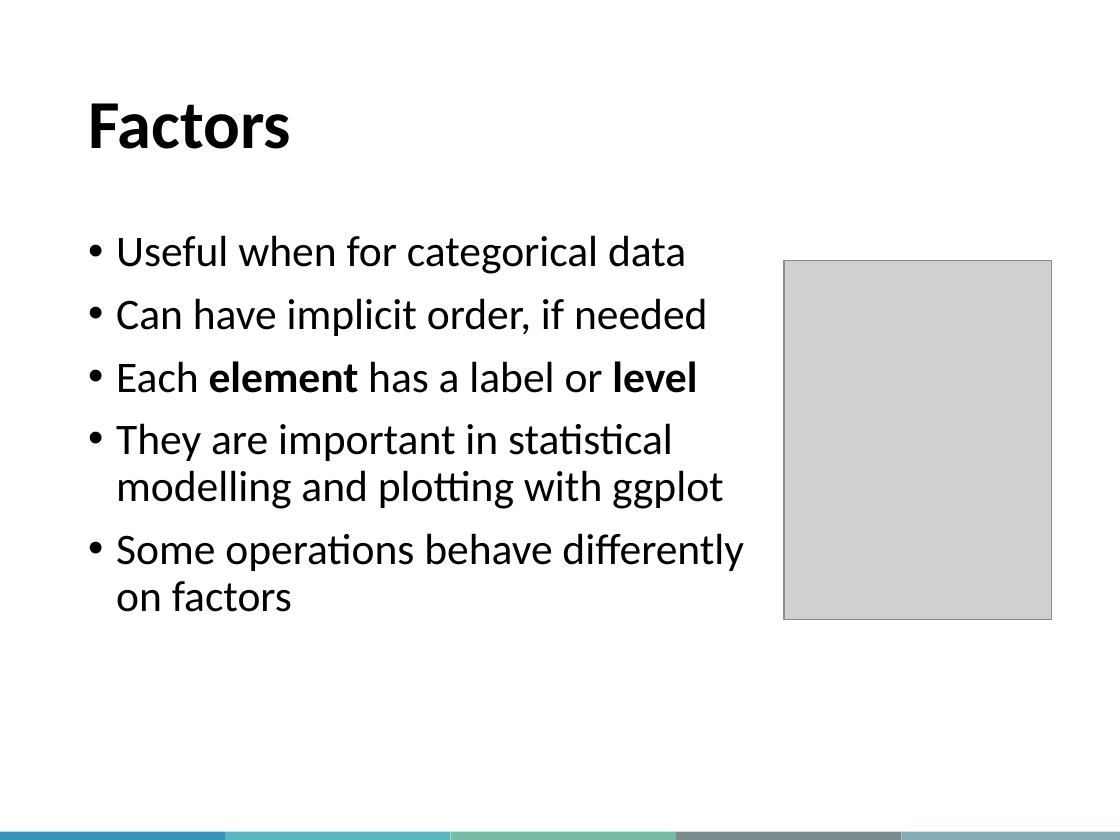
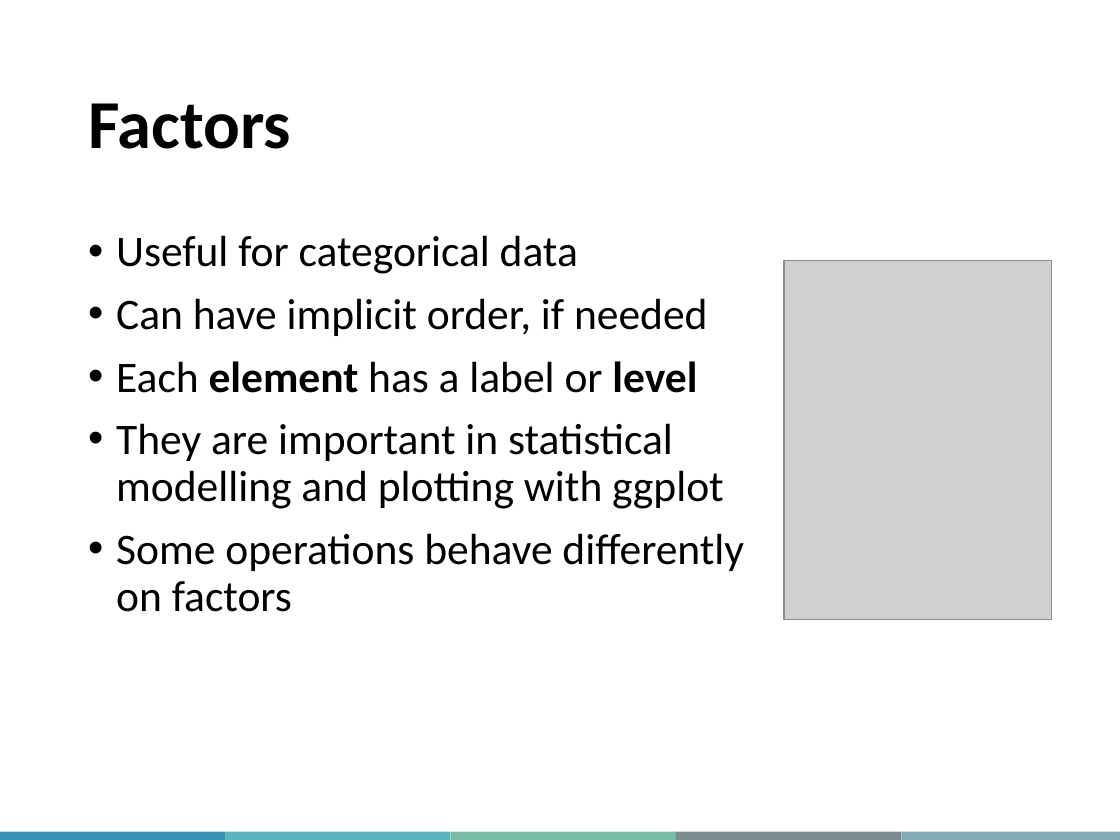
Before and after one commit to MJousse/IntroRacademic, a slide deck: slide 25 of slides/MiCM_IntroToR.pptx. Drawn at 1120x840 pixels with LibreOffice and Linux fonts; fonts in the diff are those of the drawing; grey boxes stand for pictures; background and template pictures are left out. Boxes give left, top, right and bottom in pixels: in the first picture for what was removed or moved away, otherwise in the second. Text is boxed around its words. In the diff, an @@ line names an element or a change of style, - is before the commit and + after.

```diff
--- a/slides/MiCM_IntroToR.pptx
+++ b/slides/MiCM_IntroToR.pptx
@@ text at <box>116,235,578,274</box>: text changed @@
-• Useful when for categorical data
+• Useful for categorical data
```
Also in this commit, not shown: 2 other slides changed, 2 other files.
